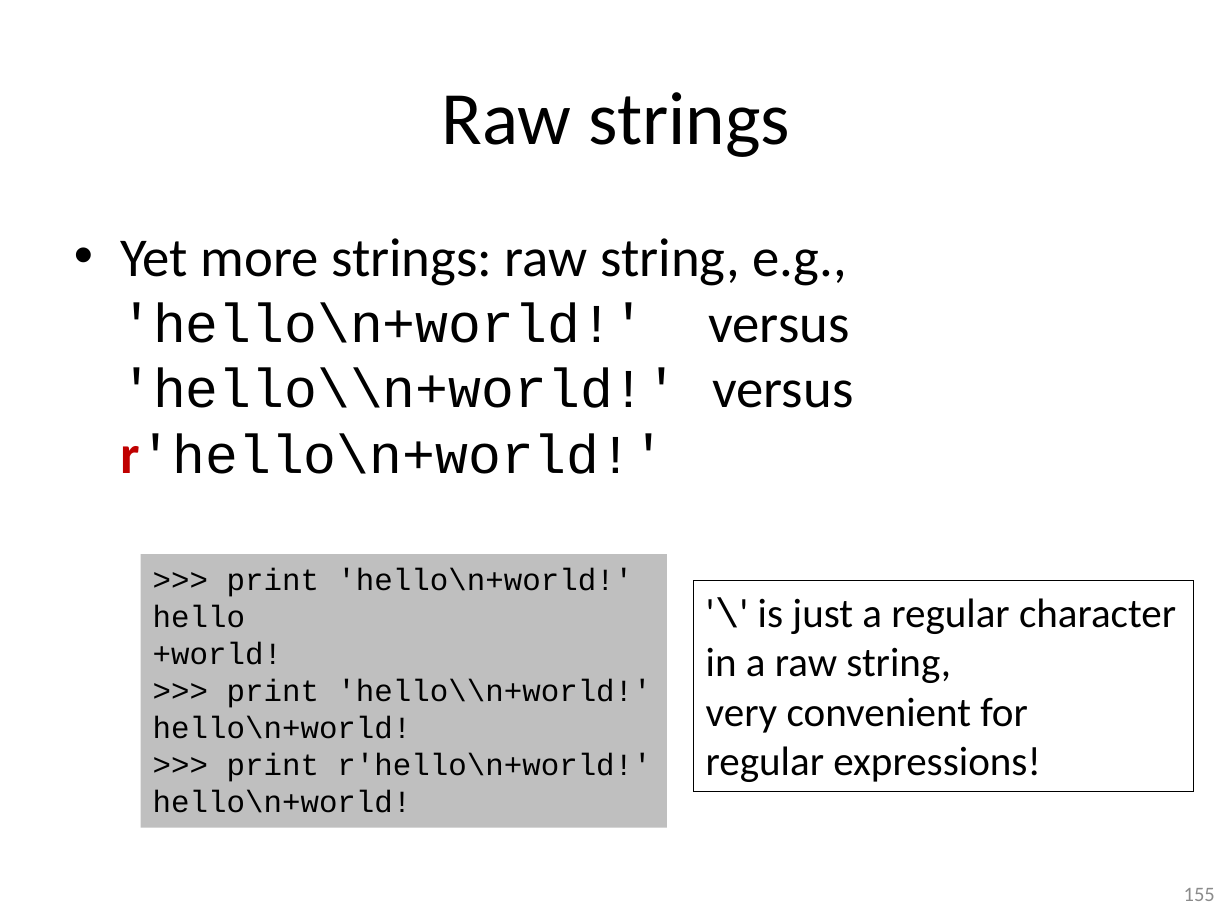
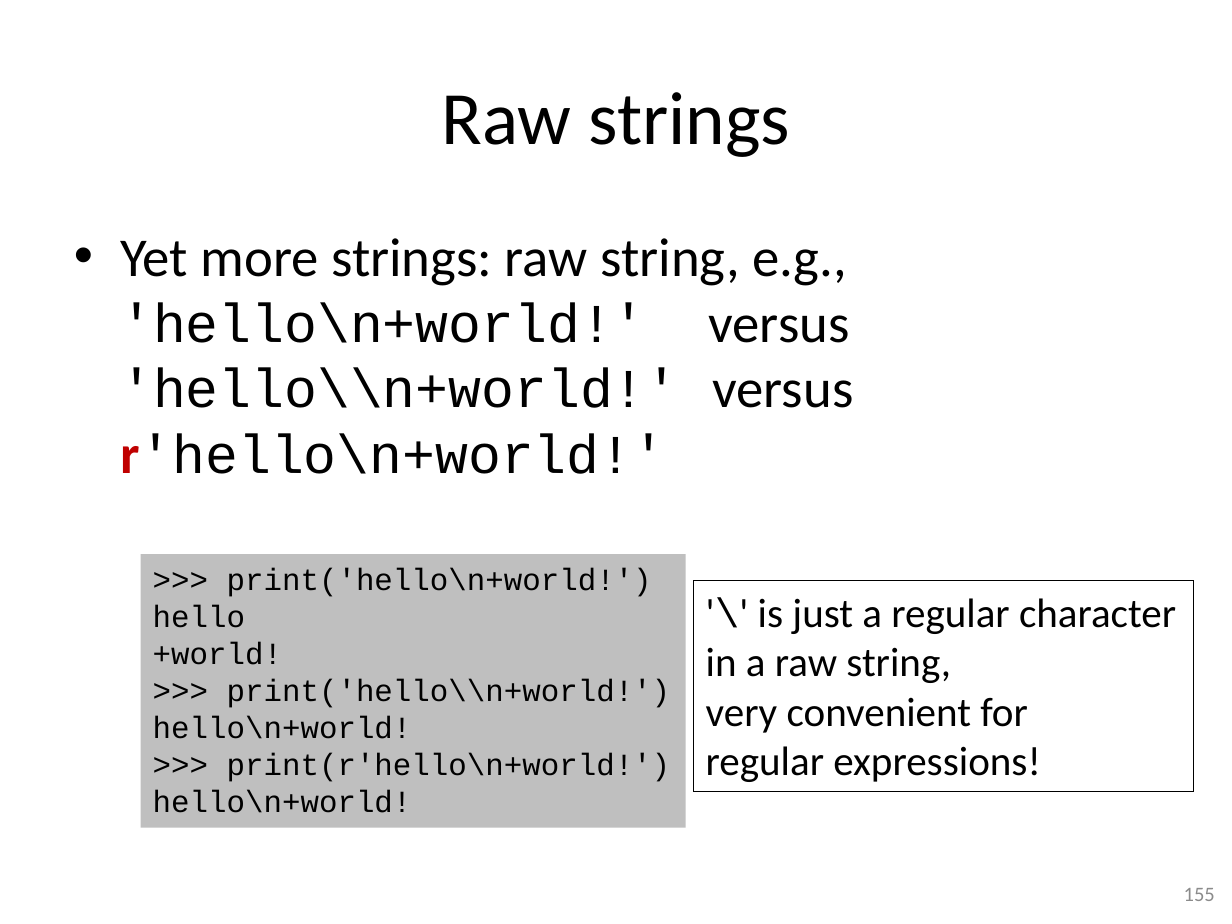
Before and after one commit to gjbex/training-material, a slide deck: slide 155 of Python/python-intro.pptx. Drawn at 1232x924 pixels with LibreOffice and Linux fonts; fonts in the diff are those of the drawing. Boxes give left, top, right and bottom in pixels: in the first picture for what was removed or moved away, otherwise in the second. Text is boxed around its words. In the diff, an @@ line names an element or a change of style, - is before the commit and + after.

```diff
--- a/Python/python-intro.pptx
+++ b/Python/python-intro.pptx
@@ rectangle ">>> print('hello\n+world!') hello +world!" resized from (x1=140, y1=554, x2=667, y2=828) to (x1=140, y1=554, x2=685, y2=828) @@
@@ text in rectangle at (x1=153, y1=568, x2=671, y2=813): text changed @@
->>> print 'hello\n+world!'
-hello
-+world!
->>> print 'hello\\n+world!'
-hello\n+world!
->>> print r'hello\n+world!'
-hello\n+world!
+>>> print('hello\n+world!')
+hello
++world!
+>>> print('hello\\n+world!')
+hello\n+world!
+>>> print(r'hello\n+world!')
+hello\n+world!
```
Also in this commit, not shown: 31 other slides changed, 3 slides added, 1 slide removed.
